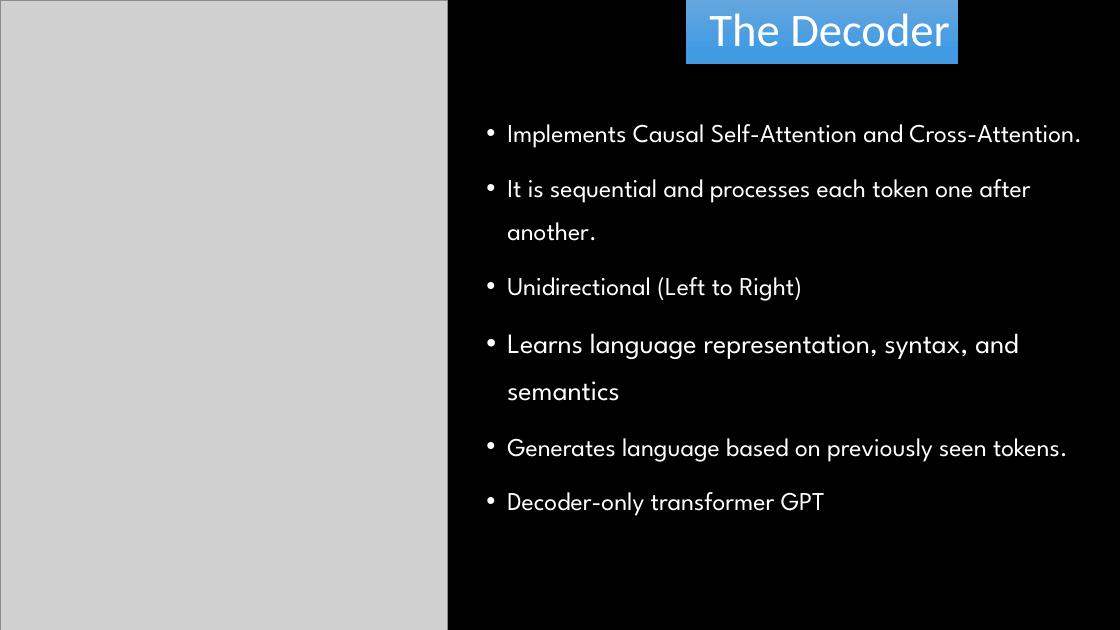
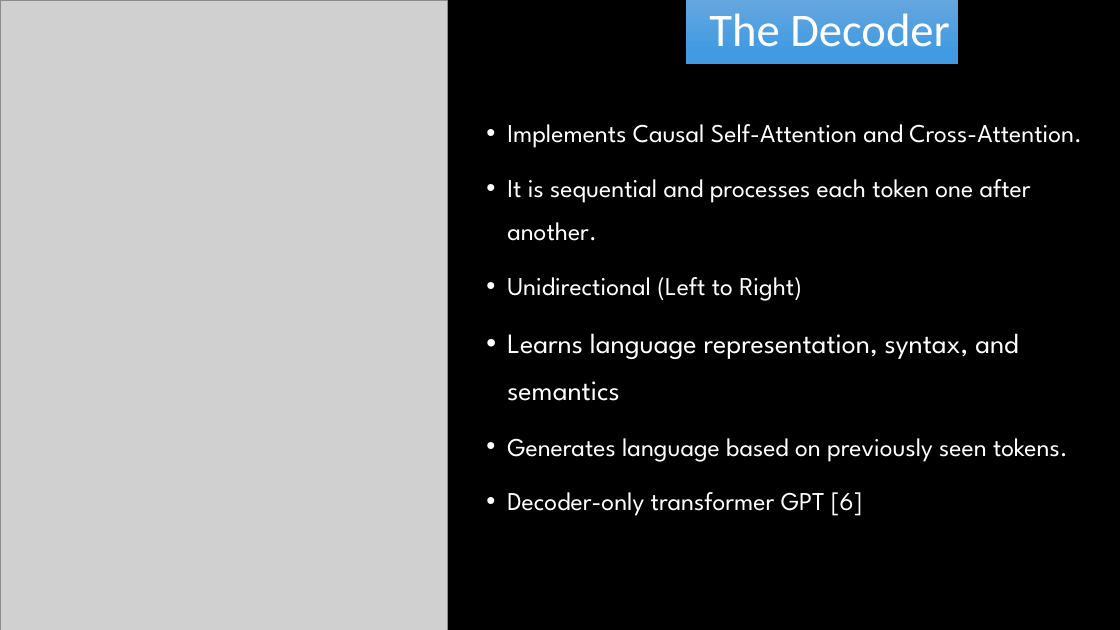
Before and after one commit to RayGone/Thesis, a slide deck: slide 9 of Proposal Defense Presentation.pptx (slide 8 before the commit). Drawn at 1120x630 pixels with LibreOffice and Linux fonts; fonts in the diff are those of the drawing; grey boxes stand for pictures; background and template pictures are left out. Boxes give left, top, right and bottom in pixels: in the first picture for what was removed or moved away, otherwise in the second. Text is boxed around its words. In the diff, an @@ line names an element or a change of style, - is before the commit and + after.

```diff
--- a/Proposal Defense Presentation.pptx
+++ b/Proposal Defense Presentation.pptx
@@ text at box(507, 492, 862, 516): text changed @@
-• Decoder-only transformer GPT
+• Decoder-only transformer GPT [6]
```
Also in this commit, not shown: 12 other slides changed, 6 slides added, 1 slide removed.
